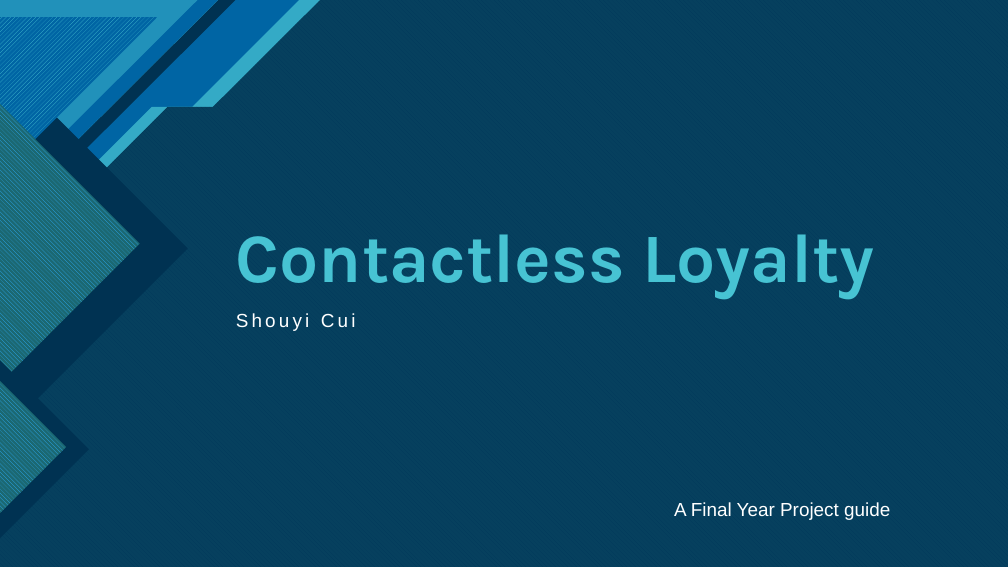
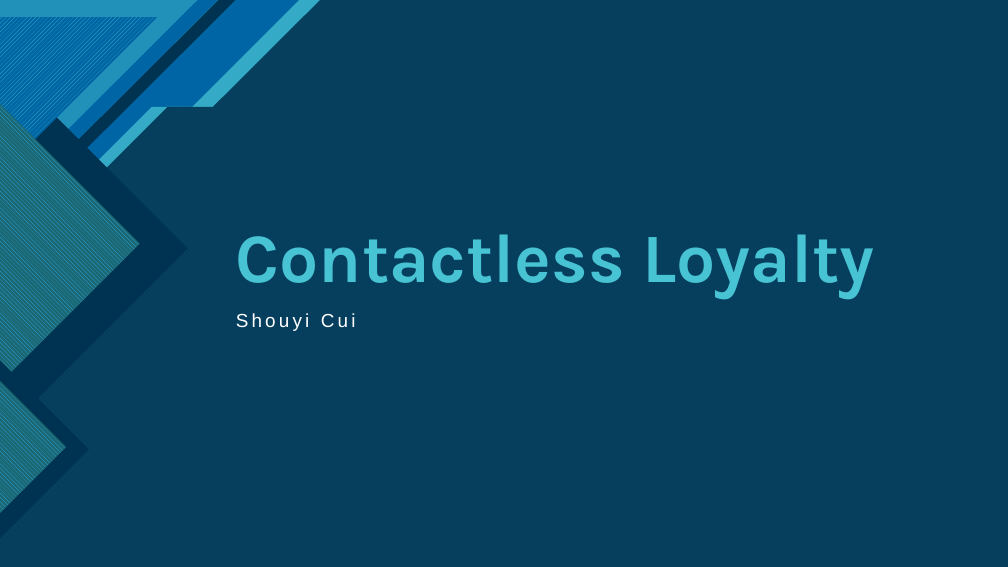
Before and after one commit to Fortuntato/Contactless-Voucher, a slide deck: slide 1 of Documentation/Final Report/Work/Contactless Loyalty.pptx. Drawn at 1008x567 pixels with LibreOffice and Linux fonts; fonts in the diff are those of the drawing. Boxes give left, top, right and bottom in pixels: in the first picture for what was removed or moved away, otherwise in the second. Text is boxed around its words. In the diff, an @@ line names an element or a change of style, - is before the commit and + after.

Commit message:
Updated presentation

```diff
--- a/Documentation/Final Report/Work/Contactless Loyalty.pptx
+++ b/Documentation/Final Report/Work/Contactless Loyalty.pptx
@@ text removed at [674, 502, 890, 520] @@
-A Final Year Project guide
```
